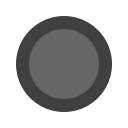
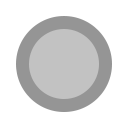
Revision of a layered 128×128 image; what changed, layer by layer:
hid "Start Point" over [16, 16, 112, 112]
showed "End Point" over [16, 16, 112, 112]
